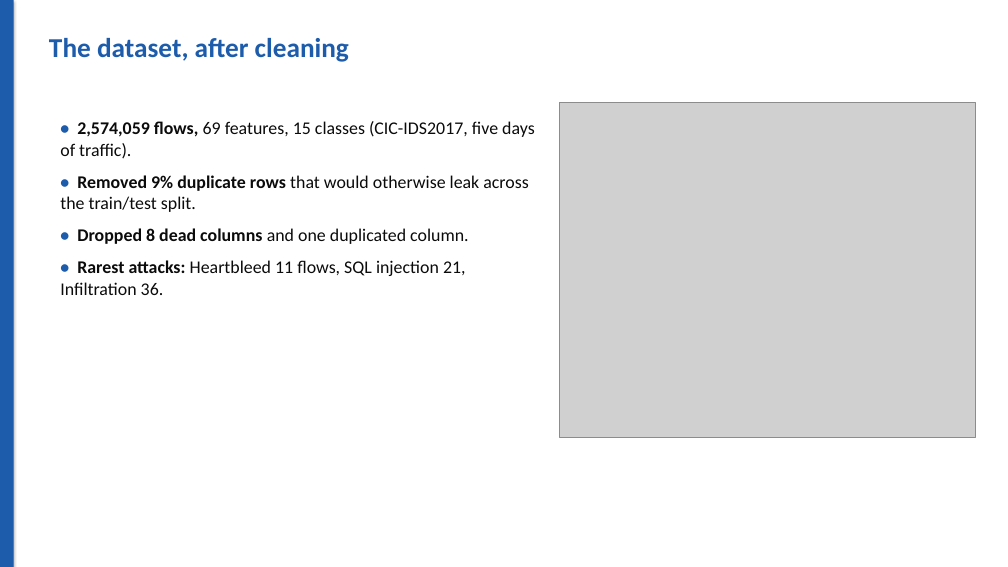
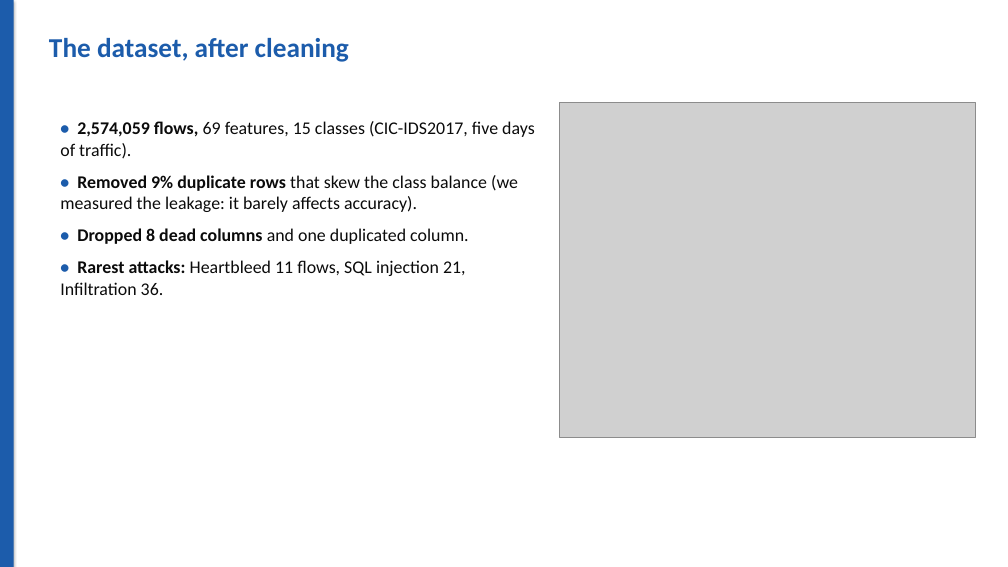
Before and after one commit to JONATHANJOHN95001/acn-network-intrusion-detection, a slide deck: slide 3 of results/ACN_IDS_Slides.pptx. Drawn at 1008x567 pixels with LibreOffice and Linux fonts; fonts in the diff are those of the drawing; grey boxes stand for pictures. Boxes give left, top, right and bottom in pixels: in the first picture for what was removed or moved away, otherwise in the second. Text is boxed around its words. In the diff, an @@ line names an element or a change of style, - is before the commit and + after.

Commit message:
Make the report and slides match what we actually measured
The write-up still carried claims from before the last two experiments:

- the abstract and conclusion credited Random Forest as the strongest model,
  but a plain decision tree scored higher (0.885 vs 0.870) and trains in a
  fraction of the time
- section 7 said the high scores "would not fully transfer" because of the
  shortcut features. We measured the dependence at 0.02 to 0.04 macro F1, so
  that sentence claimed more than the evidence supports; it now points at the
  measurement instead
- the slides said the duplicate rows "would otherwise leak across the split",
  implying inflation we did not find

Added section 9, "Testing two common assumptions", with both results in full,
and a slide covering them. Reporting that the assumptions did not hold is more
useful than repeating them.

Also fixed two real defects: the report looked for imbalance.csv and so missed
the sample run's imbalance_s400000.csv, which silently dropped section 8 and
figures 11 and 12; and the "figures embedded" count checked files on disk
rather than figures actually placed, so it reported 12 of 12 while two were
missing. It now counts what it places.

```diff
--- a/results/ACN_IDS_Slides.pptx
+++ b/results/ACN_IDS_Slides.pptx
@@ text at bbox=[60, 175, 518, 212]: text changed @@
-• Removed 9% duplicate rows that would otherwise leak across the train/test split.
+• Removed 9% duplicate rows that skew the class balance (we measured the leakage: it barely affects accuracy).
```
Also in this commit, not shown: 1 other slide changed, 1 slide added, 3 other files.
